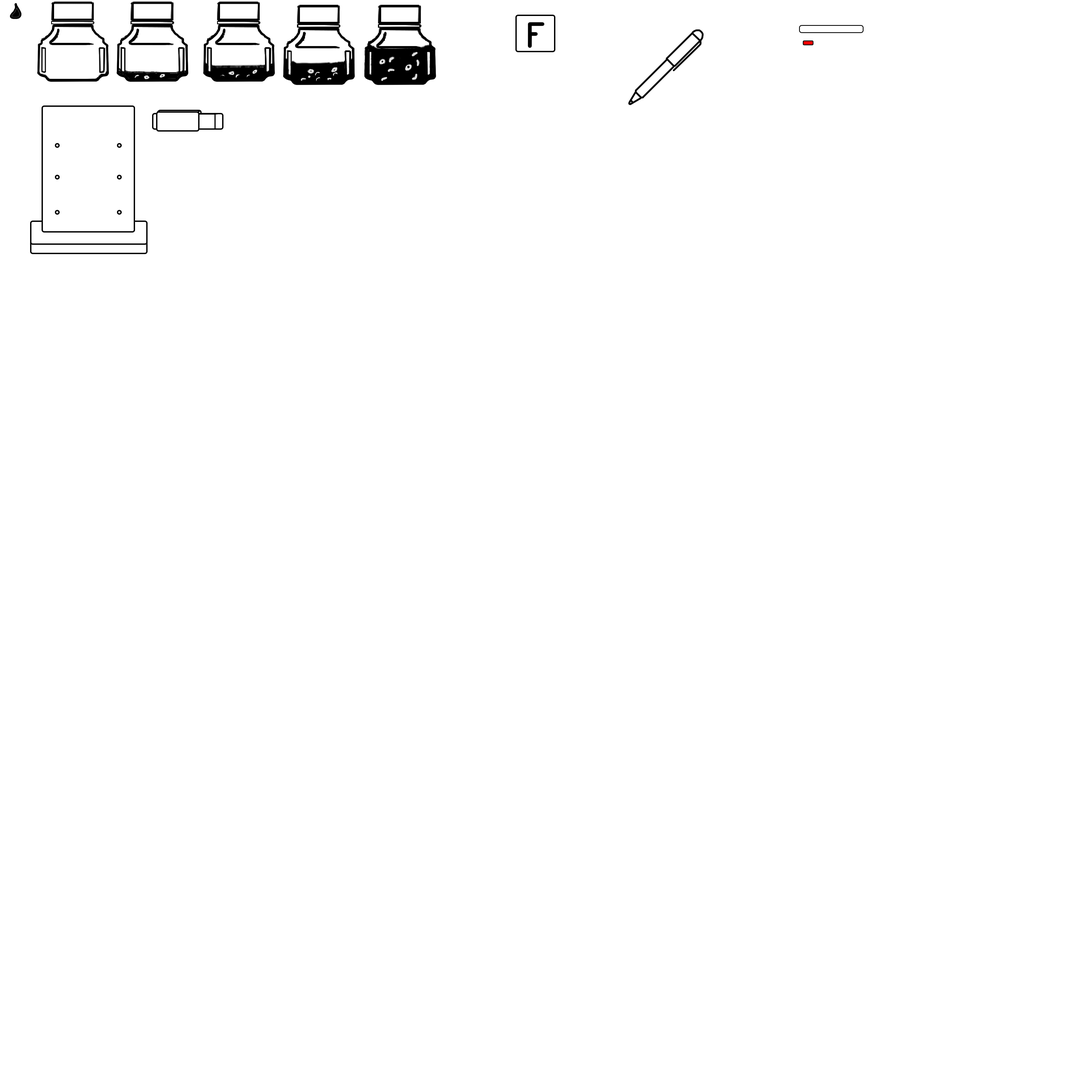
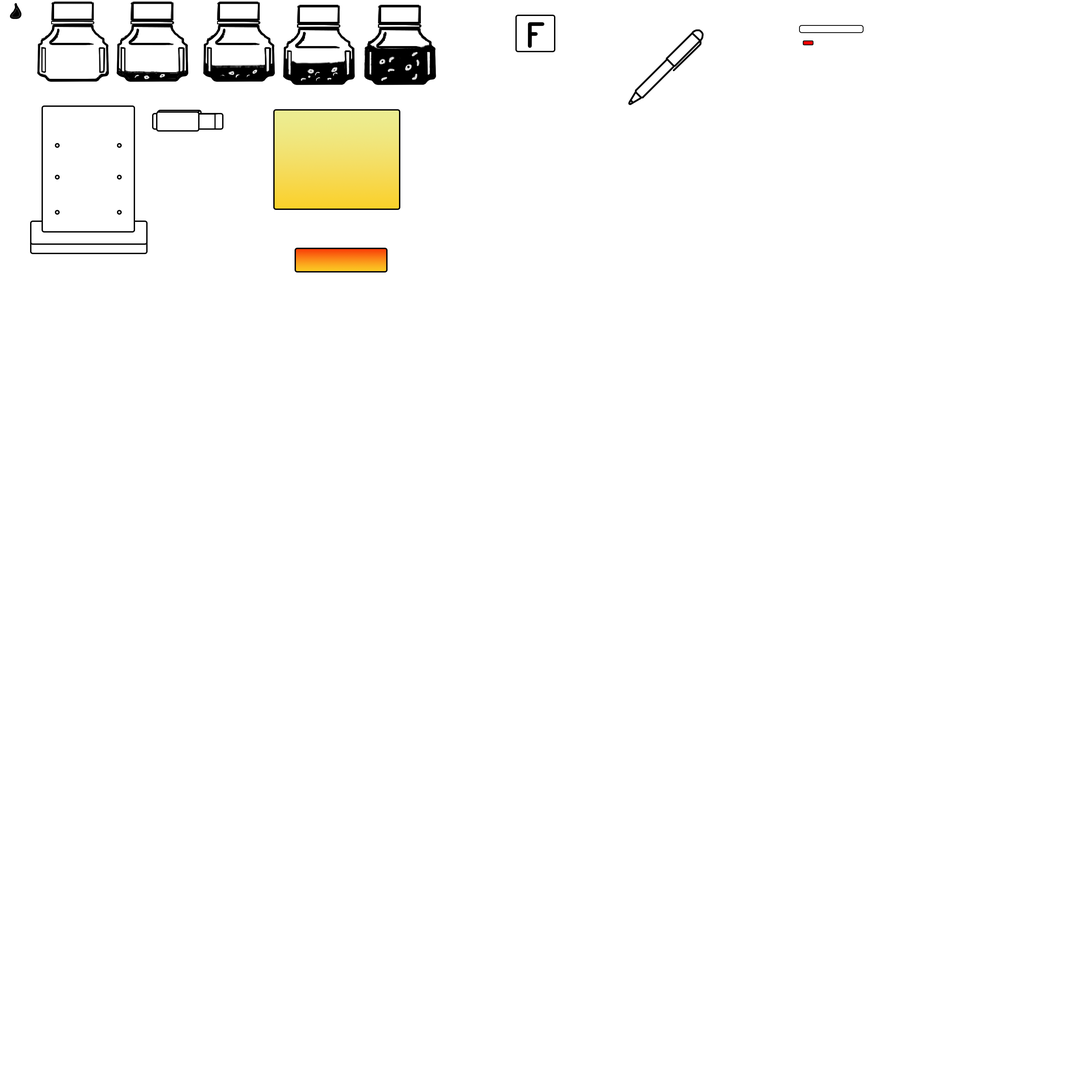
Before/after of a 1091×1091 layered artwork. What changed in the layer stack:
added layer "Прямоугольник 6" (1st of 2) above "Прямоугольник 6" over (294, 247, 388, 273)
added layer "Прямоугольник 6" (2nd of 2) above "Прямоугольник 3" over (273, 109, 401, 210)
